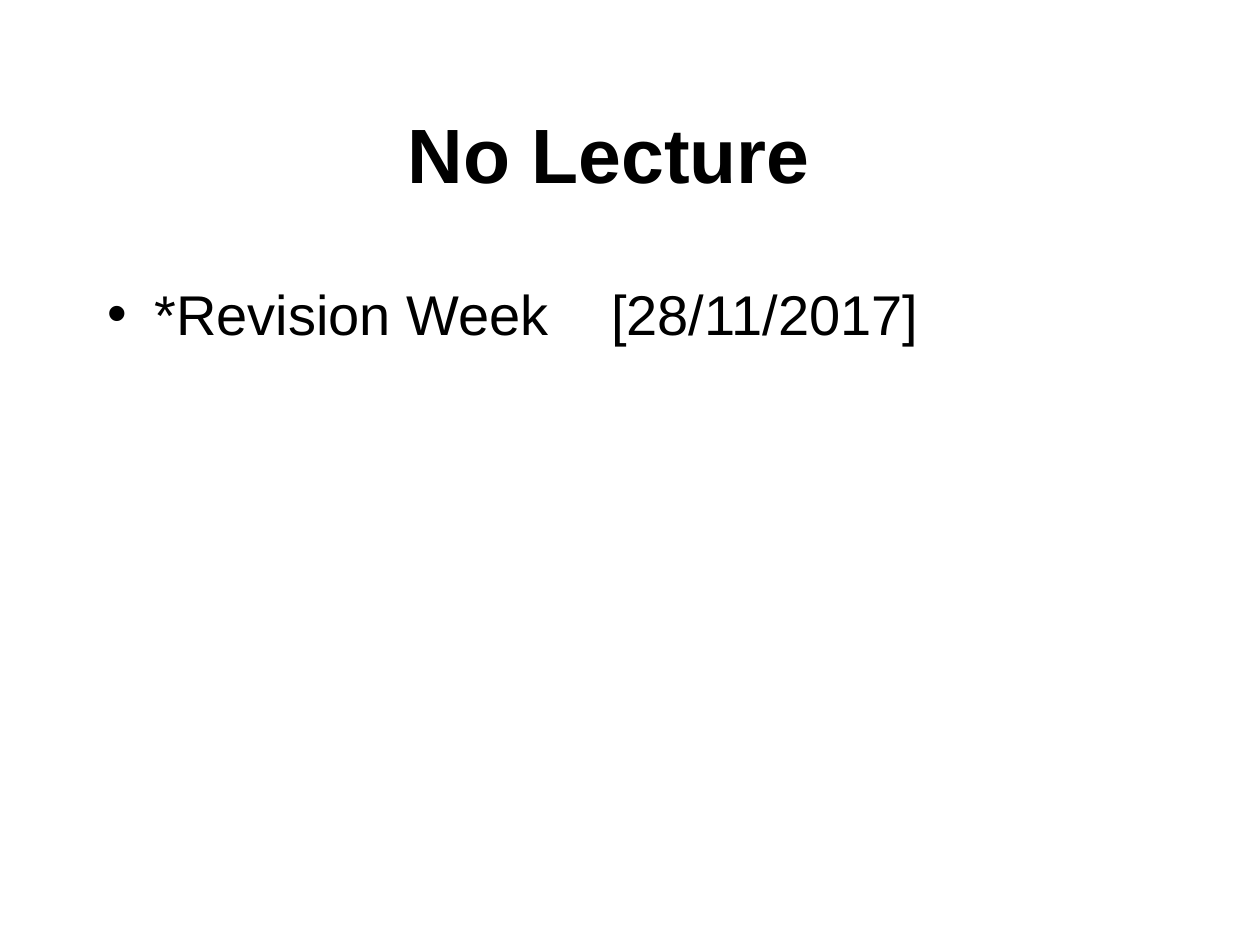
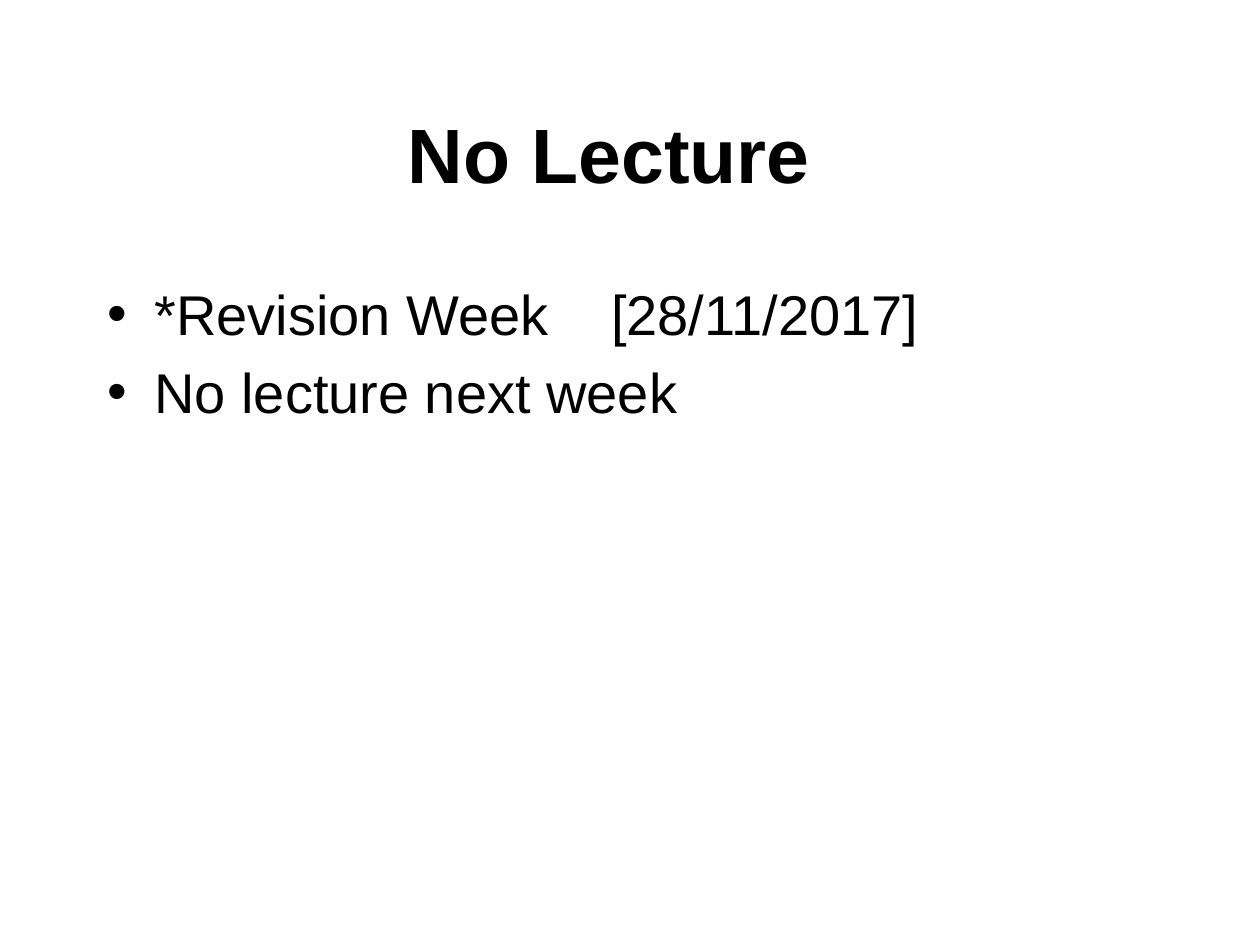
Before and after one commit to octaviordz/zjnu2017.github.io, a slide deck: slide 2 of OOP/lectures/090--Common.Classes.pptx. Drawn at 1260x945 pixels with LibreOffice and Linux fonts; fonts in the diff are those of the drawing. Boxes give left, top, right and bottom in pixels: in the first picture for what was removed or moved away, otherwise in the second. Text is boxed around its words. In the diff, an @@ line names an element or a change of style, - is before the commit and + after.

```diff
--- a/OOP/lectures/090--Common.Classes.pptx
+++ b/OOP/lectures/090--Common.Classes.pptx
@@ text at (x1=154, y1=372, x2=677, y2=414): paragraph added @@
+• No lecture next week
```
Also in this commit, not shown: 1 other slide changed.
